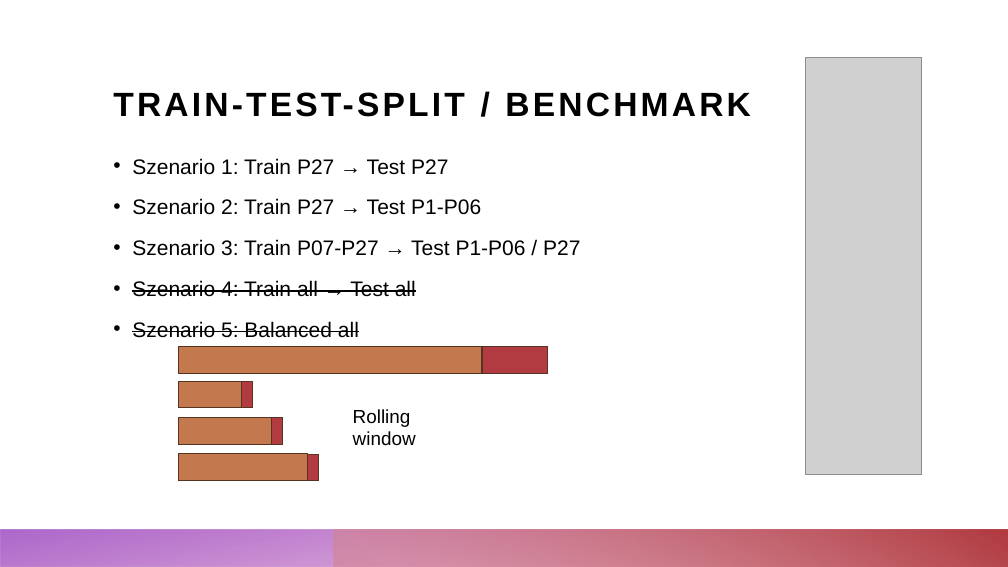
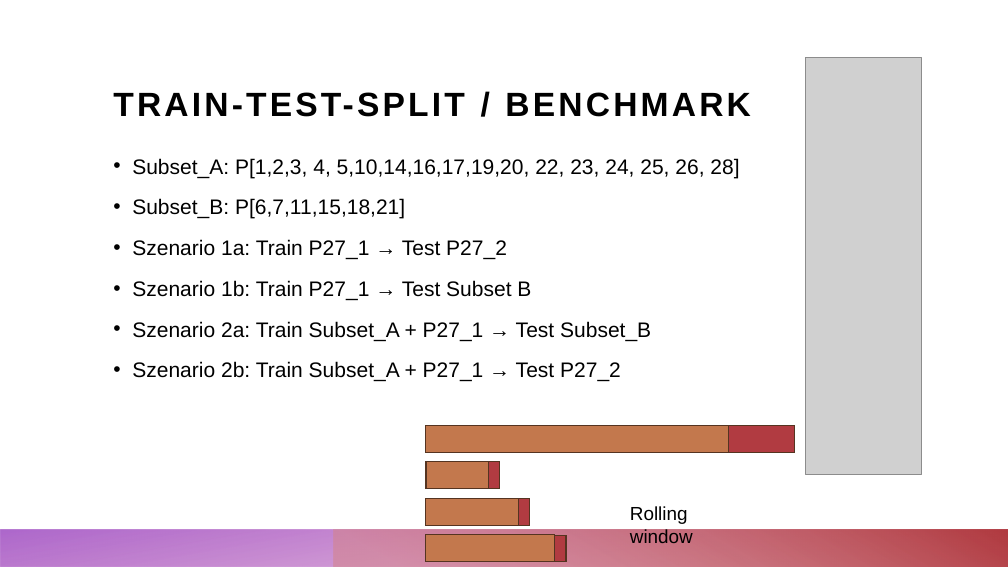
Before and after one commit to ChristopherKunze-Git/AdvancedTimeSeriesCourse-Engineering-Data, a slide deck: slide 12 of 4_Presentation/Blood_glucose_prediction.pptx (slide 10 before the commit). Drawn at 1008x567 pixels with LibreOffice and Linux fonts; fonts in the diff are those of the drawing; grey boxes stand for pictures. Boxes give left, top, right and bottom in pixels: in the first picture for what was removed or moved away, otherwise in the second. Text is boxed around its words. In the diff, an @@ line names an element or a change of style, - is before the commit and + after.

```diff
--- a/4_Presentation/Blood_glucose_prediction.pptx
+++ b/4_Presentation/Blood_glucose_prediction.pptx
@@ text at [132,158,739,382]: text changed @@
-• Szenario 1: Train P27 → Test P27
-• Szenario 2: Train P27 → Test P1-P06
-• Szenario 3: Train P07-P27 → Test P1-P06 / P27
-• Szenario 4: Train all → Test all
-• Szenario 5: Balanced all
+• Subset_A: P[1,2,3, 4, 5,10,14,16,17,19,20, 22, 23, 24, 25, 26, 28]
+• Subset_B: P[6,7,11,15,18,21]
+• Szenario 1a: Train P27_1 → Test P27_2
+• Szenario 1b: Train P27_1 → Test Subset B
+• Szenario 2a: Train Subset_A + P27_1 → Test Subset_B
+• Szenario 2b: Train Subset_A + P27_1 → Test P27_2
@@ 6 rectangles: place and size @@
-6 rectangles at [179,347,548,481]
+6 rectangles at [426,426,795,562]
@@ rectangle: place and size @@
-rectangle at [178,417,271,444]
+rectangle at [426,498,519,525]
@@ rectangle: place and size @@
-rectangle at [271,417,283,444]
+rectangle at [519,498,530,525]
@@ text "Rolling window": place and size @@
-text "Rolling window" at [353,409,416,446]
+text "Rolling window" at [630,506,693,543]
```
Also in this commit, not shown: 6 other slides changed, 3 slides added, 1 slide removed, 5 other files.
